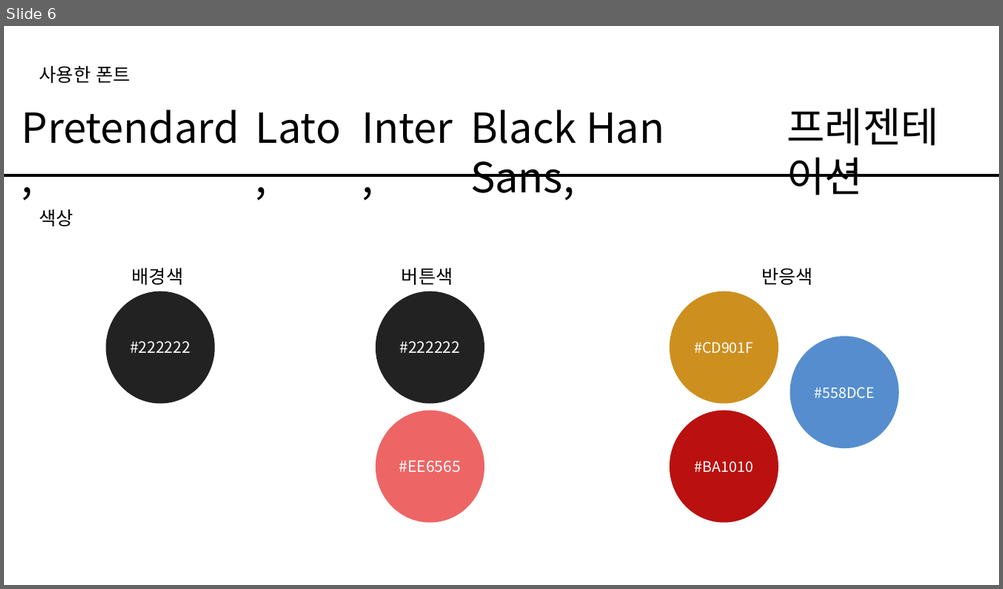
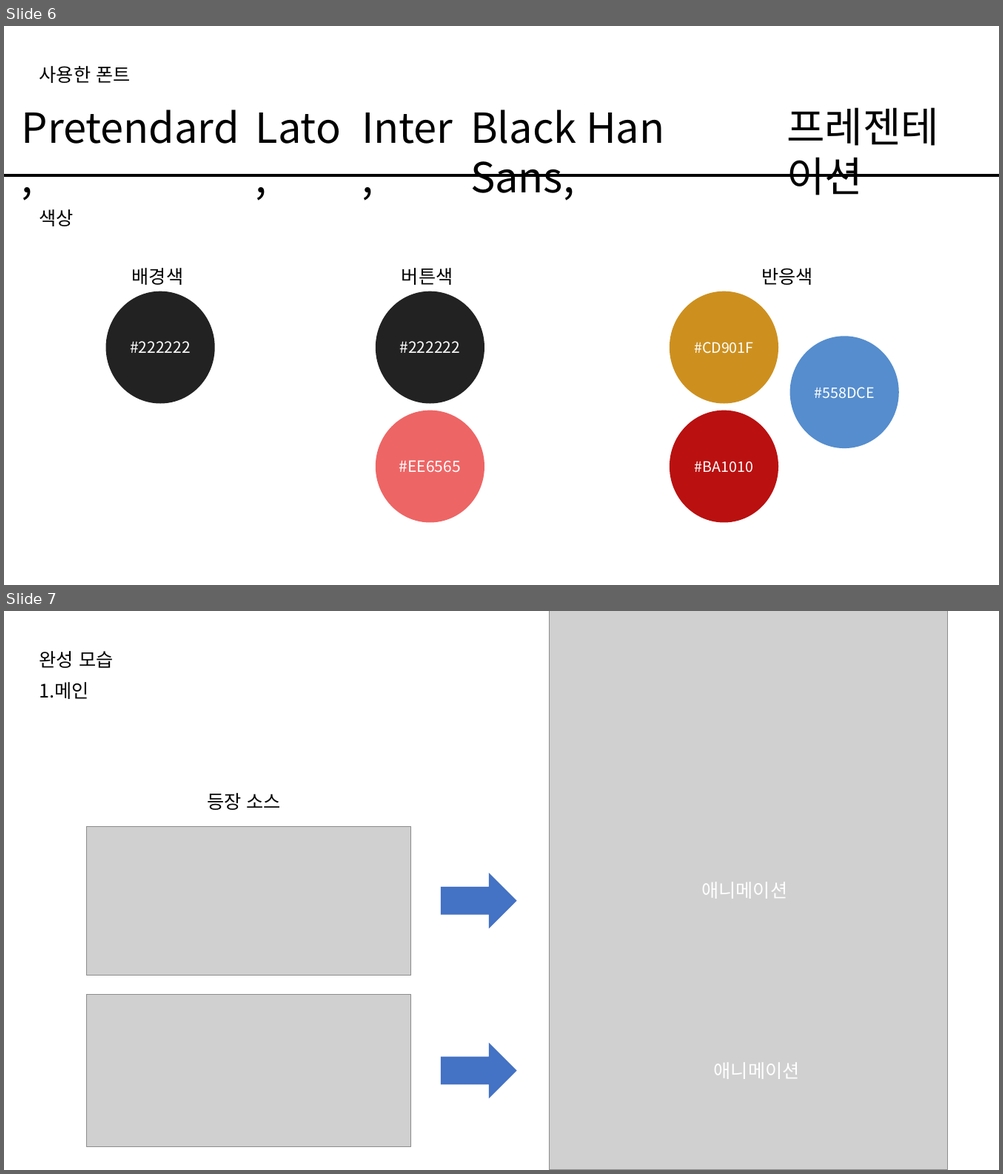
Before and after one commit to tlsrudgus/portfolio, a slide deck: ppt/신경현 사이트 리뉴얼(MCN 홈페이지).pptx. Shown one above the other, each under a label of ours: slide 6 before the commit, slides 6 and 7 after it. The pictures are 1003x589 and 1003x1174 pixels, drawn with LibreOffice and Linux fonts; fonts in the diff are those of the drawing; grey boxes stand for pictures. Boxes give left, top, right and bottom in pixels: in the first picture for what was removed or moved away, otherwise in the second. Text is boxed around its words. In the diff, an @@ line names an element or a change of style, - is before the commit and + after.

```diff
--- a/ppt/신경현 사이트 리뉴얼(MCN 홈페이지).pptx
+++ b/ppt/신경현 사이트 리뉴얼(MCN 홈페이지).pptx
@@ slide 7 added at [4,611,999,1170], background #FFFFFF @@
@@ picture added at [549,611,947,1170] @@
@@ text added at [40,651,113,668], 18 pt, text #000000 @@
+완성 모습
@@ text added at [40,682,89,699], 18 pt, text #000000 @@
+1.메인
@@ text added at [207,793,281,810], 18 pt, text #000000 @@
+등장 소스
@@ picture added at [87,826,412,976] @@
@@ right arrow added at [441,873,517,929], fill #4472C4 @@
@@ text added at [701,883,787,899], 18 pt, text #FFFFFF @@
+애니메이션
@@ picture added at [87,994,412,1147] @@
@@ right arrow added at [441,1043,517,1099], fill #4472C4 @@
@@ text added at [714,1063,800,1079], 18 pt, text #FFFFFF @@
+애니메이션
```
Also in this commit, not shown: 3 other slides added.
